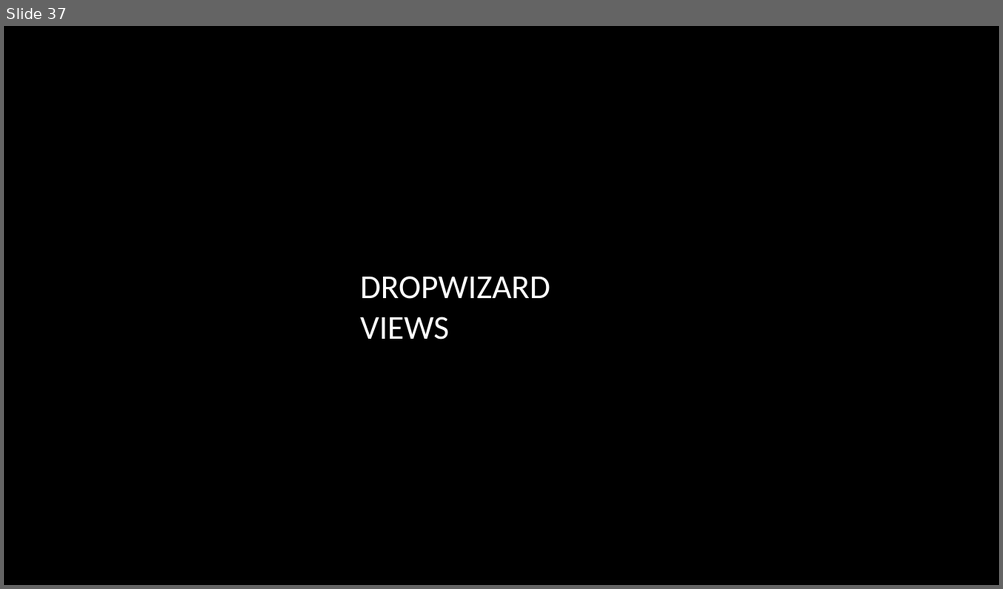
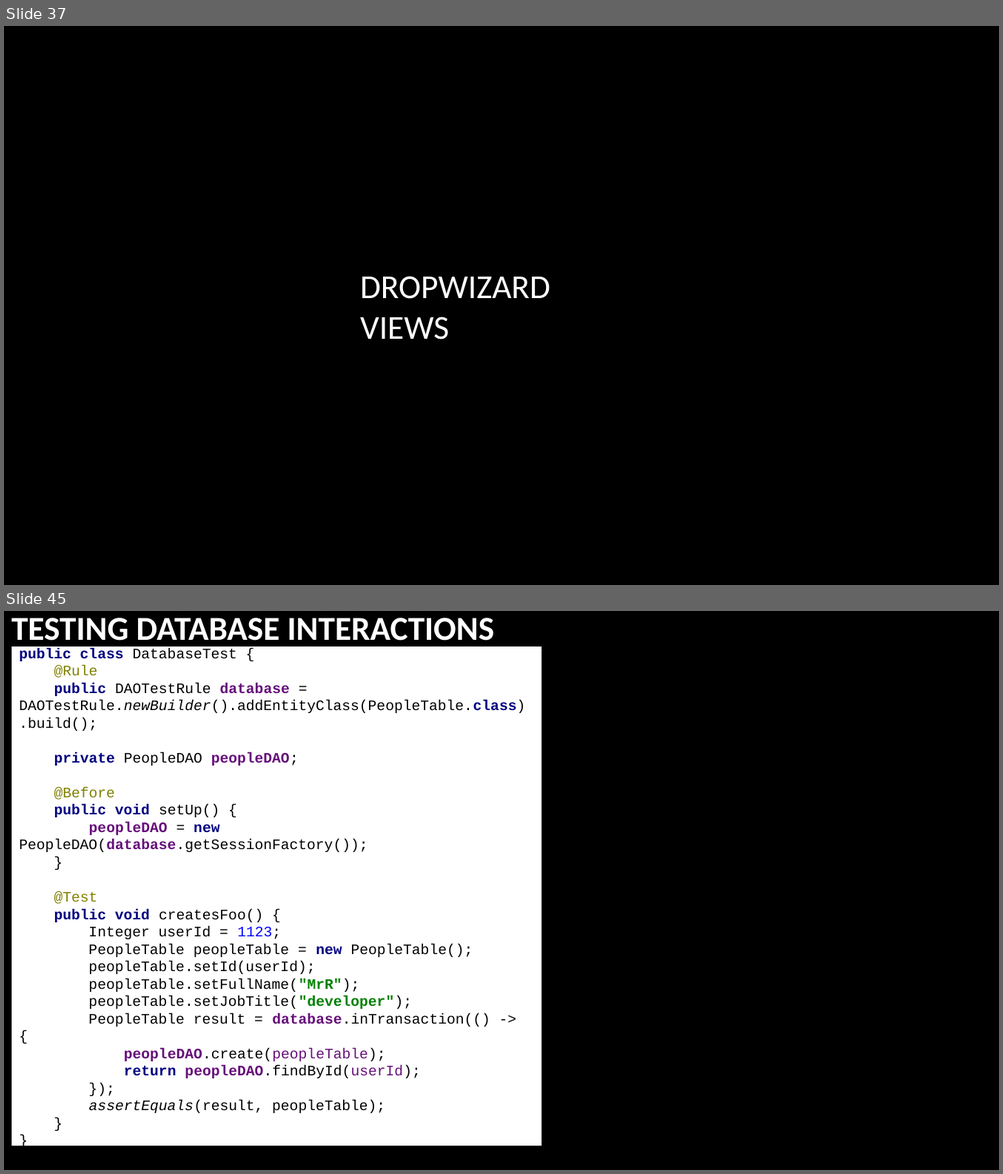
Before and after one commit to arenat/wiza_1, a slide deck: wiza.pptx. Shown one above the other, each under a label of ours: slide 37 before the commit, slides 37 and 45 after it; the slides between them are not shown. The pictures are 1003x589 and 1003x1174 pixels, drawn with LibreOffice and Linux fonts; fonts in the diff are those of the drawing; background and template pictures are left out. Boxes give left, top, right and bottom in pixels: in the first picture for what was removed or moved away, otherwise in the second. Text is boxed around its words. In the diff, an @@ line names an element or a change of style, - is before the commit and + after.

Commit message:
Add yml config test

```diff
--- a/wiza.pptx
+++ b/wiza.pptx
@@ slide 45 added at [4,611,999,1170], background picture (left out) @@
@@ title added at [11,618,495,648], 32.4 pt, text #FFFFFF, bold @@
+TESTING DATABASE INTERACTIONS
@@ rectangle added at [11,647,541,1147], fill #FFFFFF, 14 pt, text #000000 @@
+public class DatabaseTest {
+@Rule
+public DAOTestRule database = DAOTestRule.newBuilder().addEntityClass(PeopleTable.class).build();
+private PeopleDAO peopleDAO;
+@Before
+public void setUp() {
+peopleDAO = new PeopleDAO(database.getSessionFactory());
+}
+@Test
+public void createsFoo() {
+Integer userId = 1123;
+PeopleTable peopleTable = new PeopleTable();
+peopleTable.setId(userId);
+peopleTable.setFullName("MrR");
+peopleTable.setJobTitle("developer");
+PeopleTable result = database.inTransaction(() -> {
+peopleDAO.create(peopleTable);
+return peopleDAO.findById(userId);
+});
+assertEquals(result, peopleTable);
+}
+}
```
Also in this commit, not shown: 1 slide changed, 9 other slides added, 1 slide removed, 4 other files.
